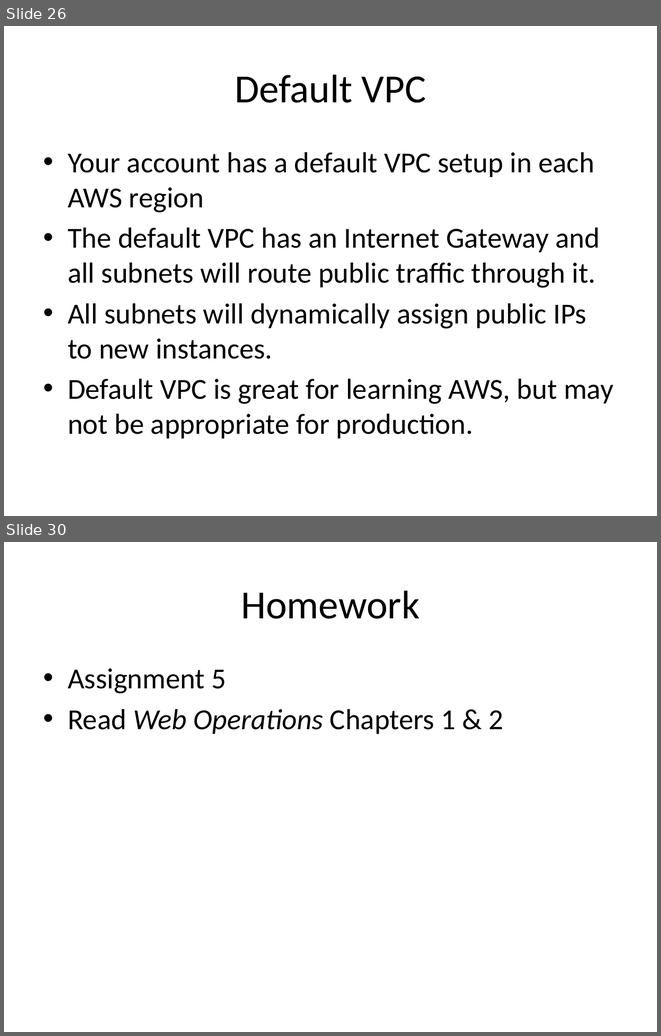
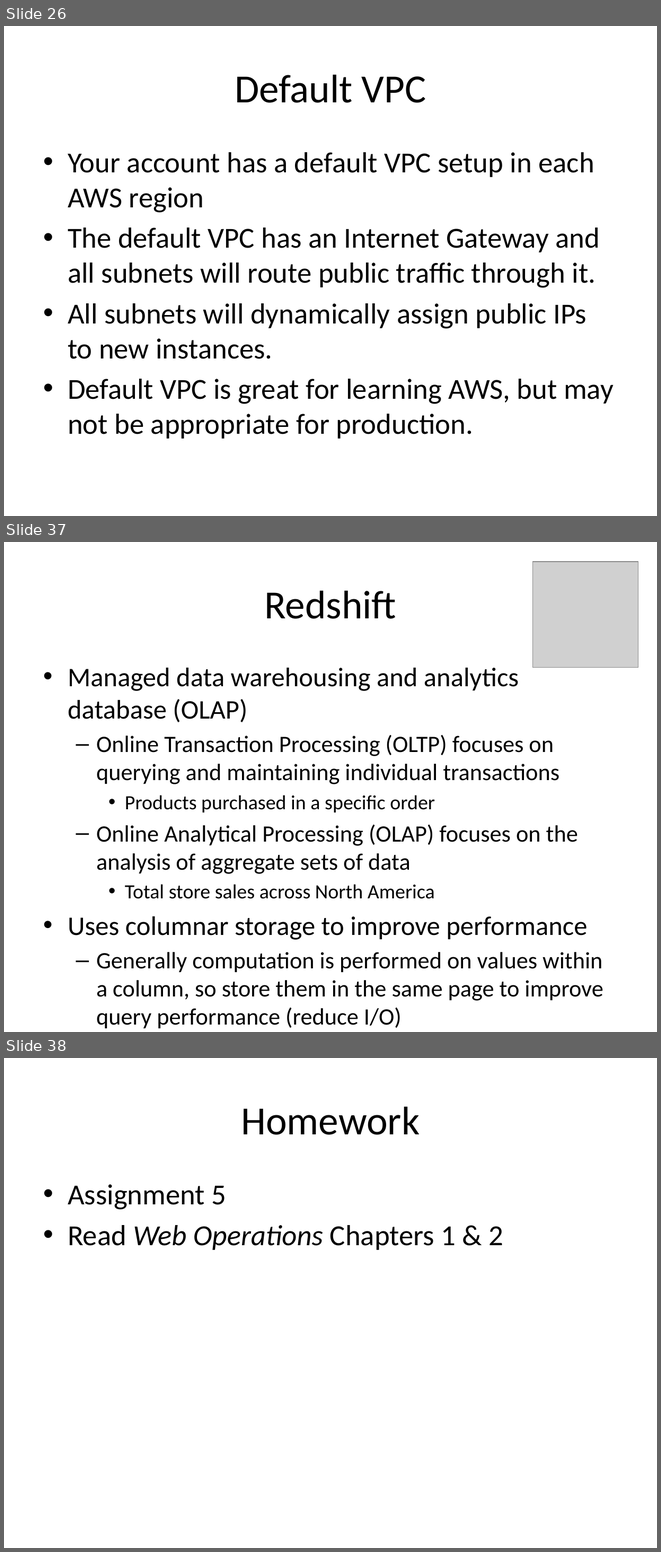
Before and after one commit to jasondbaker/infrastructure-class, a slide deck: infrastructure-week-5.pptx. Shown one above the other, each under a label of ours: slides 26 and 30 before the commit, slides 26, 37 and 38 after it; the slides between them are not shown. The pictures are 661x1036 and 661x1552 pixels, drawn with LibreOffice and Linux fonts; fonts in the diff are those of the drawing; grey boxes stand for pictures. Boxes give left, top, right and bottom in pixels: in the first picture for what was removed or moved away, otherwise in the second. Text is boxed around its words. In the diff, an @@ line names an element or a change of style, - is before the commit and + after.

```diff
--- a/infrastructure-week-5.pptx
+++ b/infrastructure-week-5.pptx
@@ slide 37 added at (4,542,657,1032), background #FFFFFF @@
@@ picture added at (532,562,638,668) @@
@@ title added at (264,590,396,619), 44 pt, text #000000 @@
+Redshift
@@ text added at (68,668,603,1028), 25.9 pt, text #000000 @@
+• Managed data warehousing and analytics database (OLAP)
+  – Online Transaction Processing (OLTP) focuses on querying and maintaining individual transactions
+    • Products purchased in a specific order
+  – Online Analytical Processing (OLAP) focuses on the analysis of aggregate sets of data
+    • Total store sales across North America
+• Uses columnar storage to improve performance
+  – Generally computation is performed on values within a column, so store them in the same page to improve query performance (reduce I/O)
@@ what was slide 30 is now slide 38 @@
```
Also in this commit, not shown: 4 slides changed, 7 other slides added, 1 other file.
